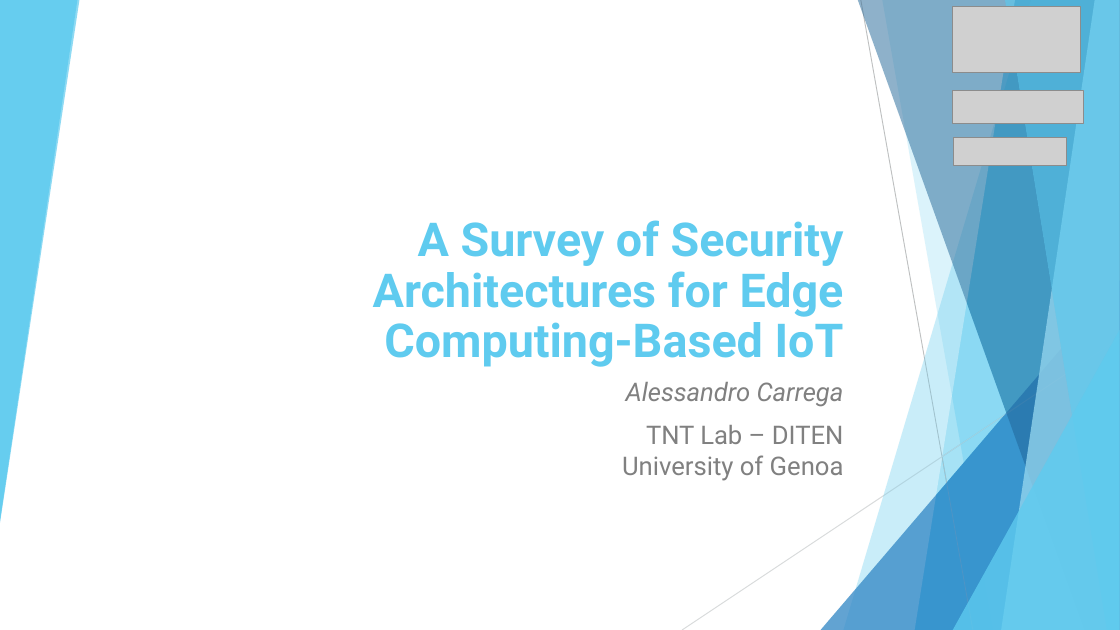
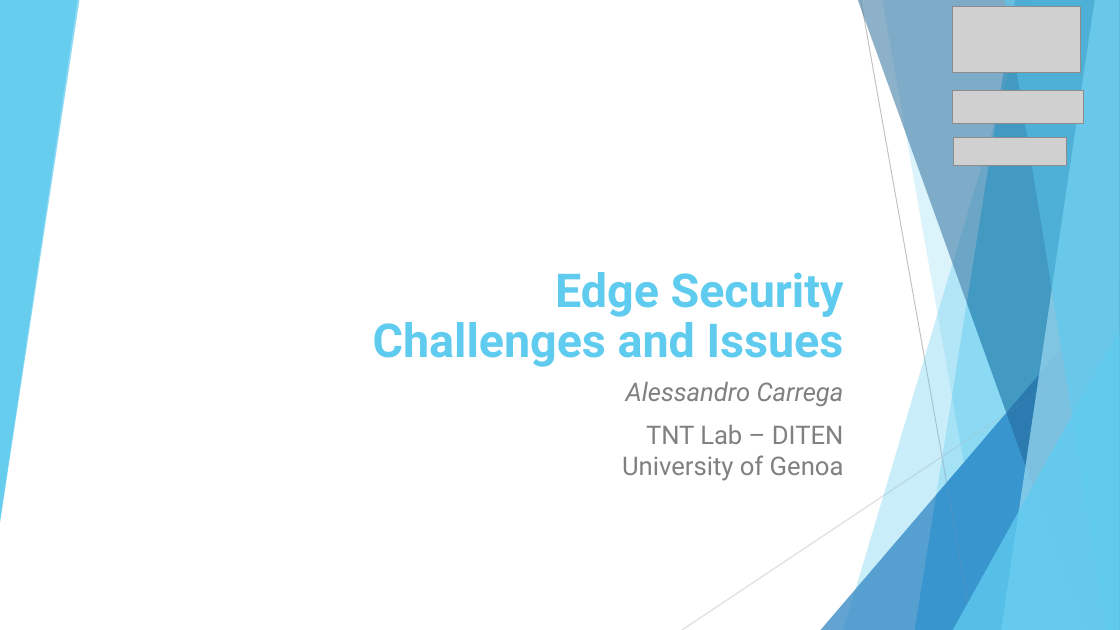
Before and after one commit to s2n-cnit/phd-stiet-cyber-security-approaches-cloud-edge-environments, a slide deck: slide 1 of slides/slides-4.pptx. Drawn at 1120x630 pixels with LibreOffice and Linux fonts; fonts in the diff are those of the drawing; grey boxes stand for pictures; background and template pictures are left out. Boxes give left, top, right and bottom in pixels: in the first picture for what was removed or moved away, otherwise in the second. Text is boxed around its words. In the diff, an @@ line names an element or a change of style, - is before the commit and + after.

Commit message:
Slide update

```diff
--- a/slides/slides-4.pptx
+++ b/slides/slides-4.pptx
@@ title at [373, 272, 844, 367]: text changed @@
-A Survey of Security Architectures for Edge Computing-Based IoT
+Edge Security Challenges and Issues
```
Also in this commit, not shown: 34 other slides changed, 93 slides added, 10 slides removed, 12 other files.
